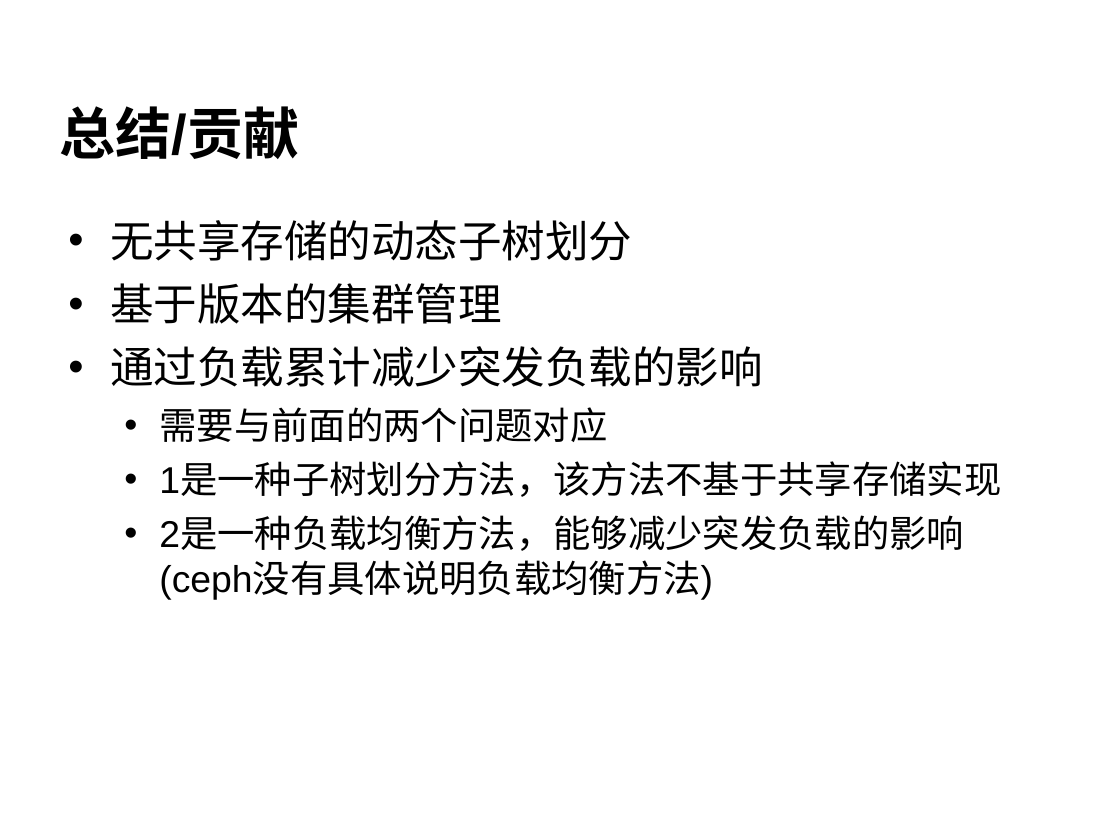
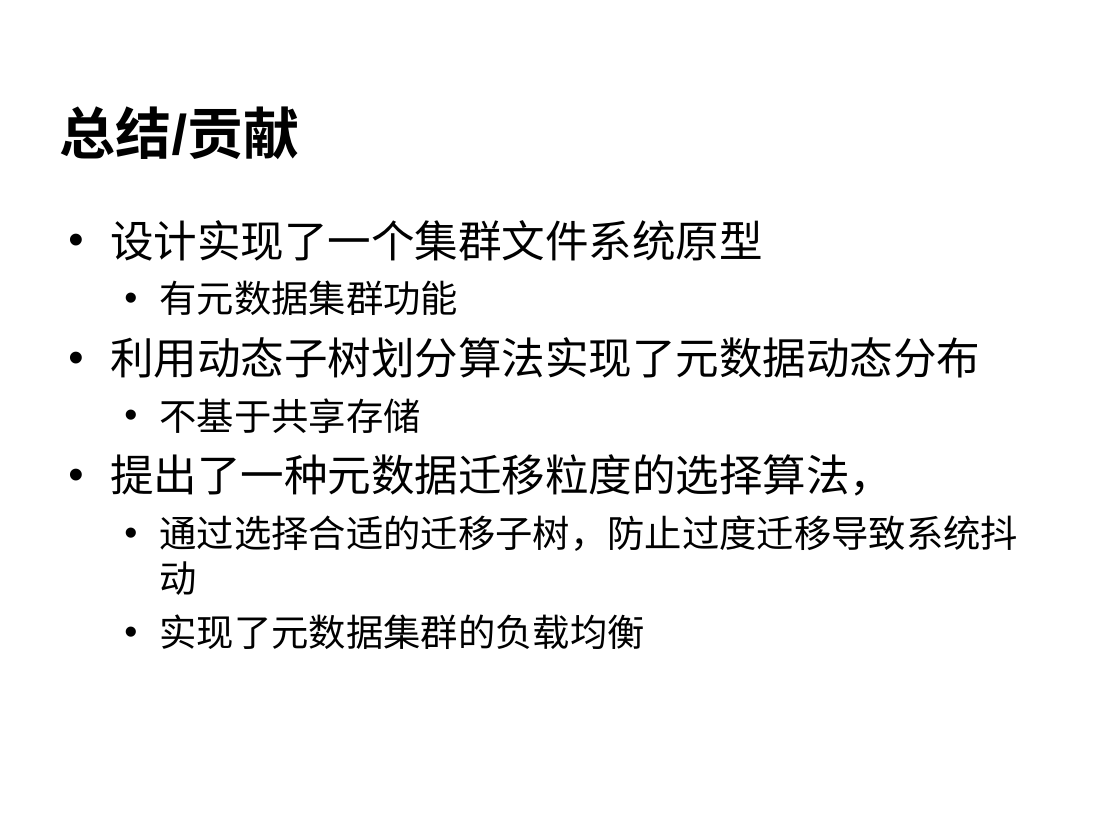
Before and after one commit to cheliequan/idning-paper, a slide deck: slide 23 of draft/答辩.ppt (slide 26 before the commit). Drawn at 1120x840 pixels with LibreOffice and Linux fonts; fonts in the diff are those of the drawing; background and template pictures are left out. Boxes give left, top, right and bottom in pixels: in the first picture for what was removed or moved away, otherwise in the second. Text is boxed around its words. In the diff, an @@ line names an element or a change of style, - is before the commit and + after.

```diff
--- a/draft/答辩.ppt
+++ b/draft/答辩.ppt
@@ text at box(110, 220, 1018, 649): text changed; size 24 to 28 pt @@
-• 无共享存储的动态子树划分
-• 基于版本的集群管理
-• 通过负载累计减少突发负载的影响
-  • 需要与前面的两个问题对应
-  • 1是一种子树划分方法，该方法不基于共享存储实现
-  • 2是一种负载均衡方法，能够减少突发负载的影响(ceph没有具体说明负载均衡方法)
+• 设计实现了一个集群文件系统原型
+  • 有元数据集群功能
+• 利用动态子树划分算法实现了元数据动态分布
+  • 不基于共享存储
+• 提出了一种元数据迁移粒度的选择算法，
+  • 通过选择合适的迁移子树，防止过度迁移导致系统抖动
+  • 实现了元数据集群的负载均衡
```
Also in this commit, not shown: 9 other slides changed, 2 slides added, 5 slides removed, 1 other file.
